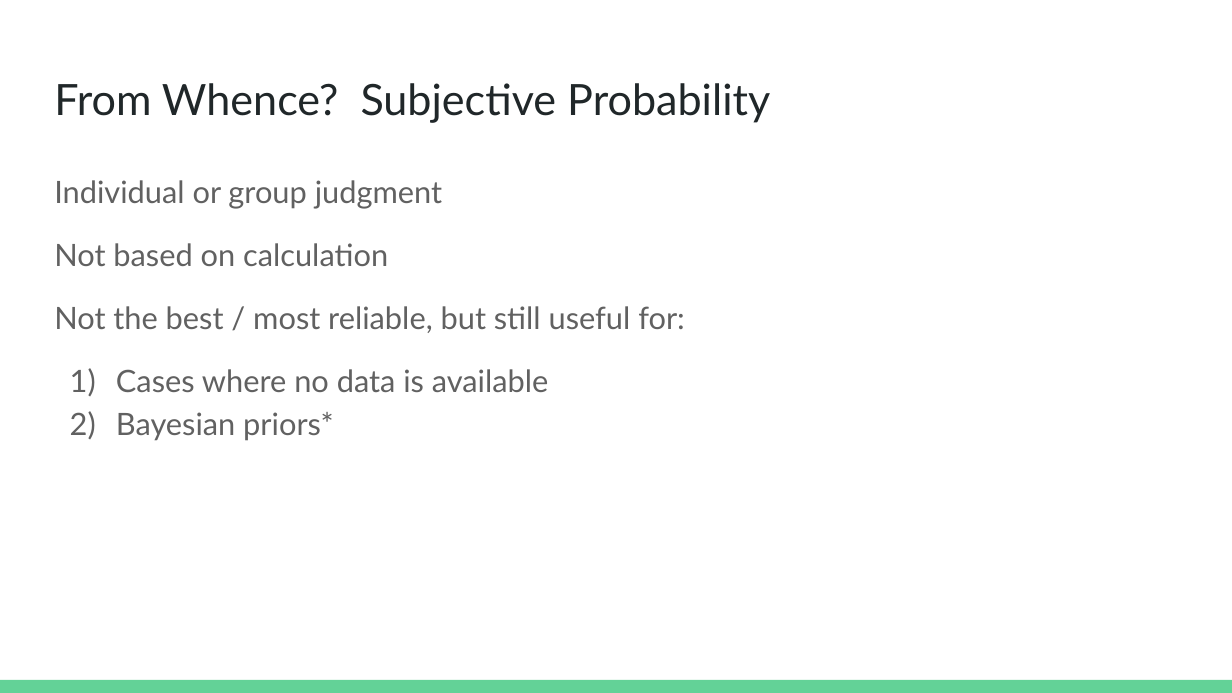
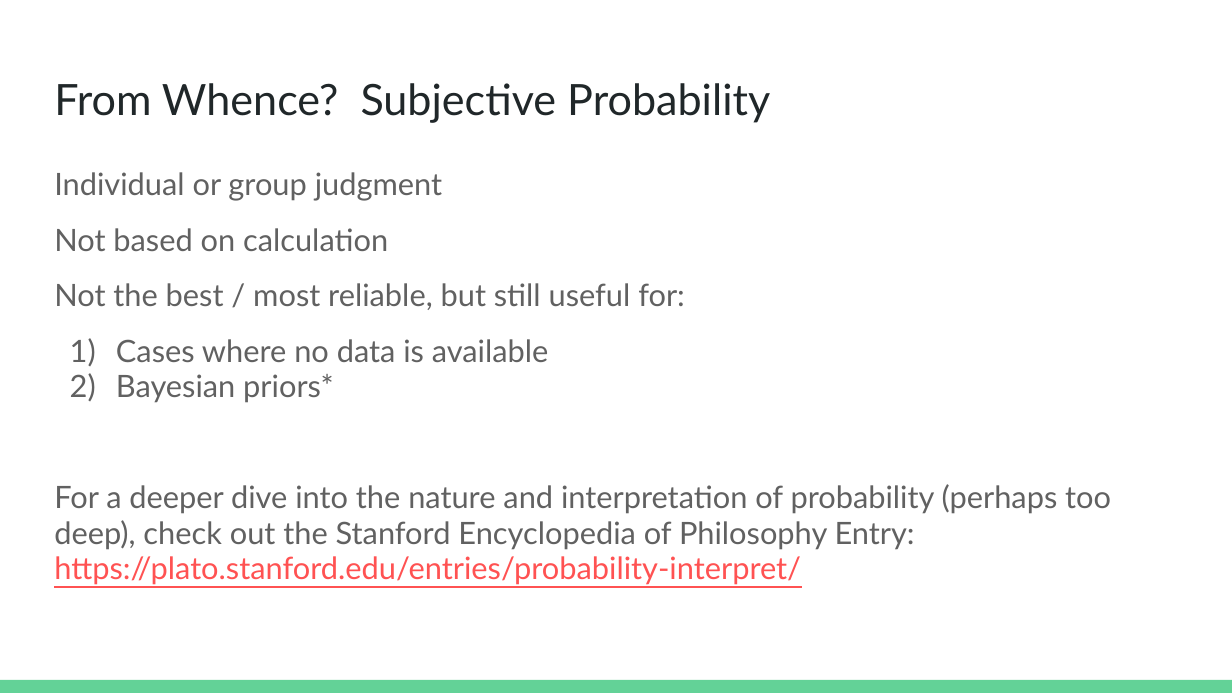
Before and after one commit to rjwrobel86/applied-business-statistics, a slide deck: slide 13 of course-materials/slides/Probability.pptx (slide 12 before the commit). Drawn at 1232x693 pixels with LibreOffice and Linux fonts; fonts in the diff are those of the drawing. Boxes give left, top, right and bottom in pixels: in the first picture for what was removed or moved away, otherwise in the second. Text is boxed around its words. In the diff, an @@ line names an element or a change of style, - is before the commit and + after.

```diff
--- a/course-materials/slides/Probability.pptx
+++ b/course-materials/slides/Probability.pptx
@@ text at [54, 172, 685, 403]: line spacing 1.15 to 0.95 @@
@@ text at [54, 484, 1111, 585]: paragraph added @@
+For a deeper dive into the nature and interpretation of probability (perhaps too deep), check out the Stanford Encyclopedia of Philosophy Entry: https://plato.stanford.edu/entries/probability-interpret/
```
Also in this commit, not shown: 3 other slides changed, 3 slides added, 4 other files.
